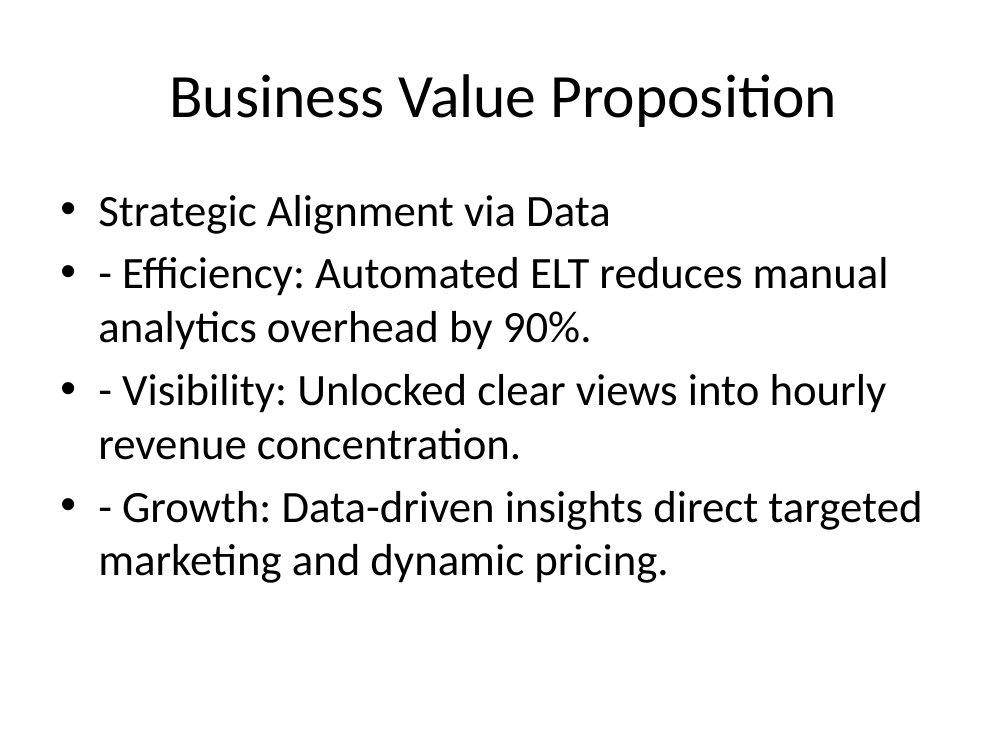
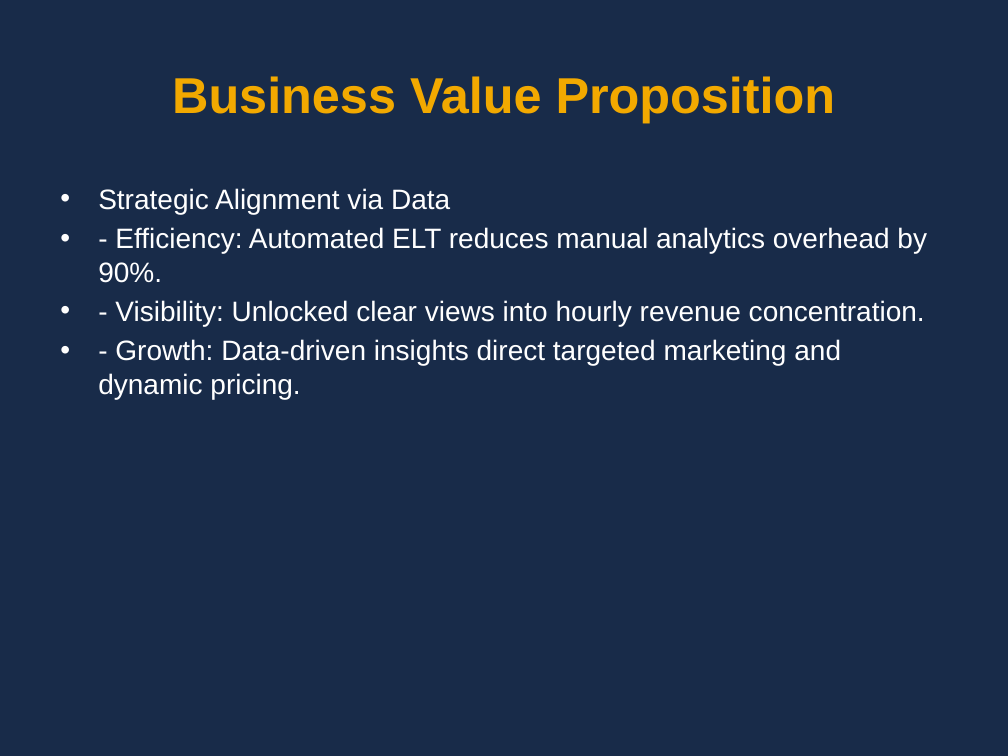
Before and after one commit to hengds2f/london_bicycles_pipeline, a slide deck: slide 2 of London_Bikes_Executive_Presentation.pptx. Drawn at 1008x756 pixels with LibreOffice and Linux fonts; fonts in the diff are those of the drawing. Boxes give left, top, right and bottom in pixels: in the first picture for what was removed or moved away, otherwise in the second. Text is boxed around its words. In the diff, an @@ line names an element or a change of style, - is before the commit and + after.

Commit message:
feat: Migrate the data warehousing, ELT, and ingestion components from DuckDB to Google BigQuery.

```diff
--- a/London_Bikes_Executive_Presentation.pptx
+++ b/London_Bikes_Executive_Presentation.pptx
@@ background #FFFFFF to #182B49 @@
@@ title "Business Value Proposition" at (x1=172, y1=76, x2=836, y2=123): size 44 to 36 pt, font Calibri to Arial, text colour #000000 to #F2A900, bold on @@
@@ text "Strategic Alignment via Data" at (x1=98, y1=188, x2=927, y2=399): size 32 to 20 pt, font Calibri to Arial, text colour #000000 to #FFFFFF; less space between paragraphs @@
```
Also in this commit, not shown: 5 other slides changed, 1 other file.
